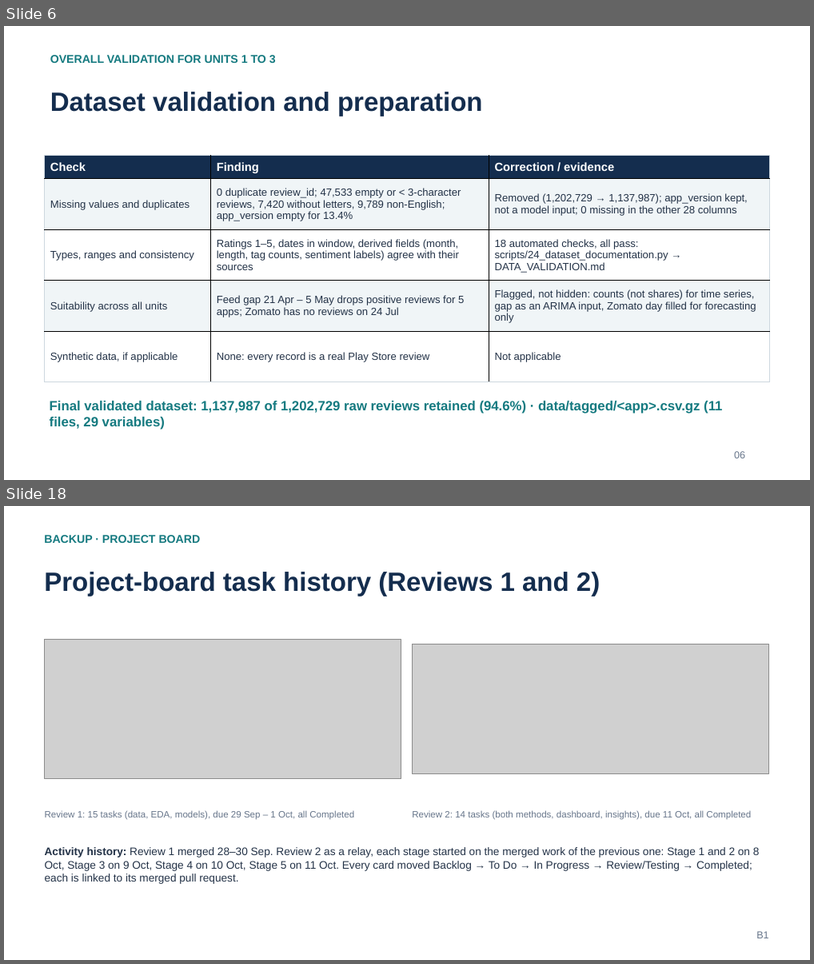
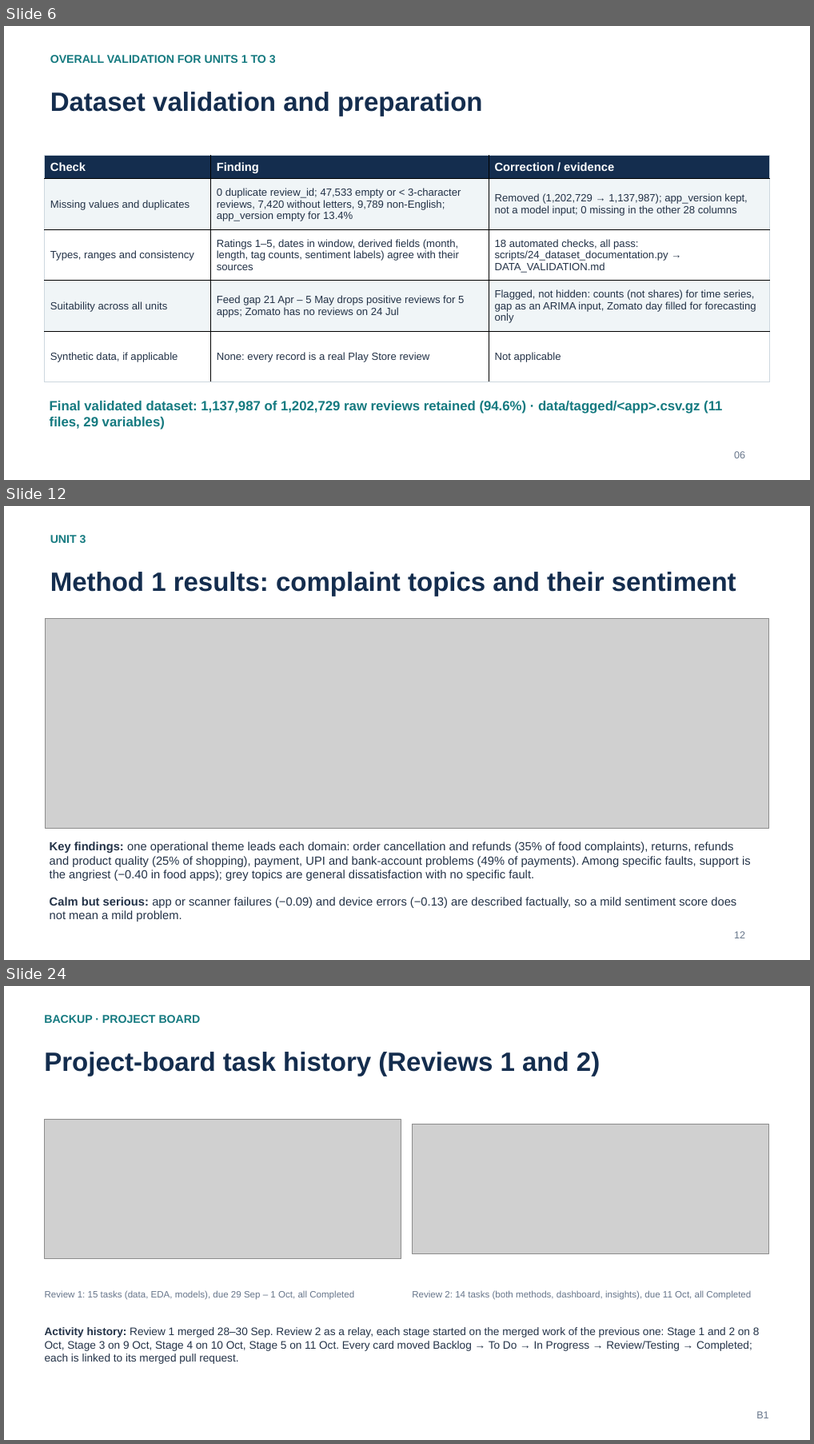
Before and after one commit to Adithya-Monish-Kumar-K/ba-capstone-app-reviews, a slide deck: docs/Review_2_Presentation.pptx. Shown one above the other, each under a label of ours: slides 6 and 18 before the commit, slides 6, 12 and 24 after it; the slides between them are not shown. The pictures are 814x964 and 814x1444 pixels, drawn with LibreOffice and Linux fonts; fonts in the diff are those of the drawing; grey boxes stand for pictures. Boxes give left, top, right and bottom in pixels: in the first picture for what was removed or moved away, otherwise in the second. Text is boxed around its words. In the diff, an @@ line names an element or a change of style, - is before the commit and + after.

```diff
--- a/docs/Review_2_Presentation.pptx
+++ b/docs/Review_2_Presentation.pptx
@@ slide 12 added at (4,506,810,960), background #FFFFFF @@
@@ text added at (50,535,86,543), 13.5 pt, text #157A80, bold @@
+UNIT 3
@@ text added at (50,572,737,596), 31.5 pt, text #142D4E, bold @@
+Method 1 results: complaint topics and their sentiment
@@ picture added at (45,619,770,828) @@
@@ text added at (50,841,751,880), 14 pt, text #233247 @@
+Key findings: one operational theme leads each domain: order cancellation and refunds (35% of food complaints), returns, refunds and product quality (25% of shopping), payment, UPI and bank-account problems (49% of payments). Among specific faults, support is the angriest (−0.40 in food apps); grey topics are general dissatisfaction with no specific fault.
@@ text added at (50,896,737,921), 14 pt, text #233247 @@
+Calm but serious: app or scanner failures (−0.09) and device errors (−0.13) are described factually, so a mild sentiment score does not mean a mild problem.
@@ text added at (734,931,746,938), 12 pt, text #66758A @@
+12
@@ what was slide 18 is now slide 24 @@
```
Also in this commit, not shown: 13 slides changed, 5 other slides added, 10 other files.
